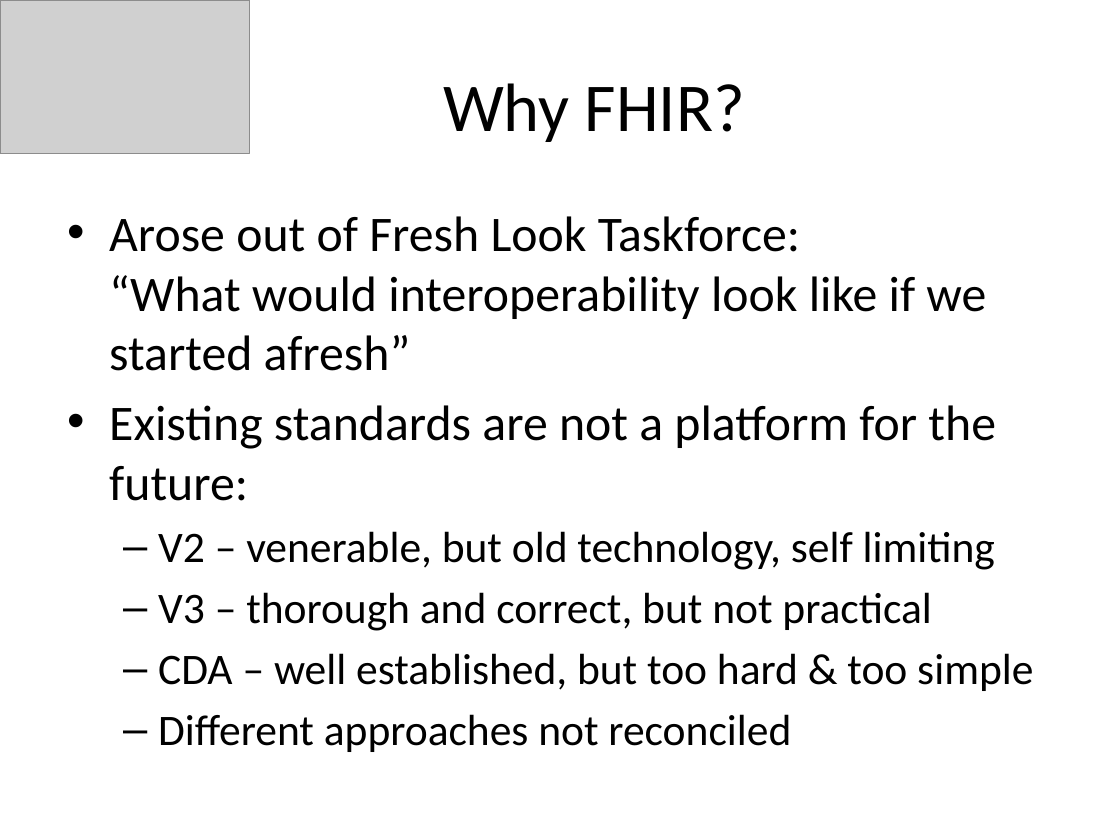
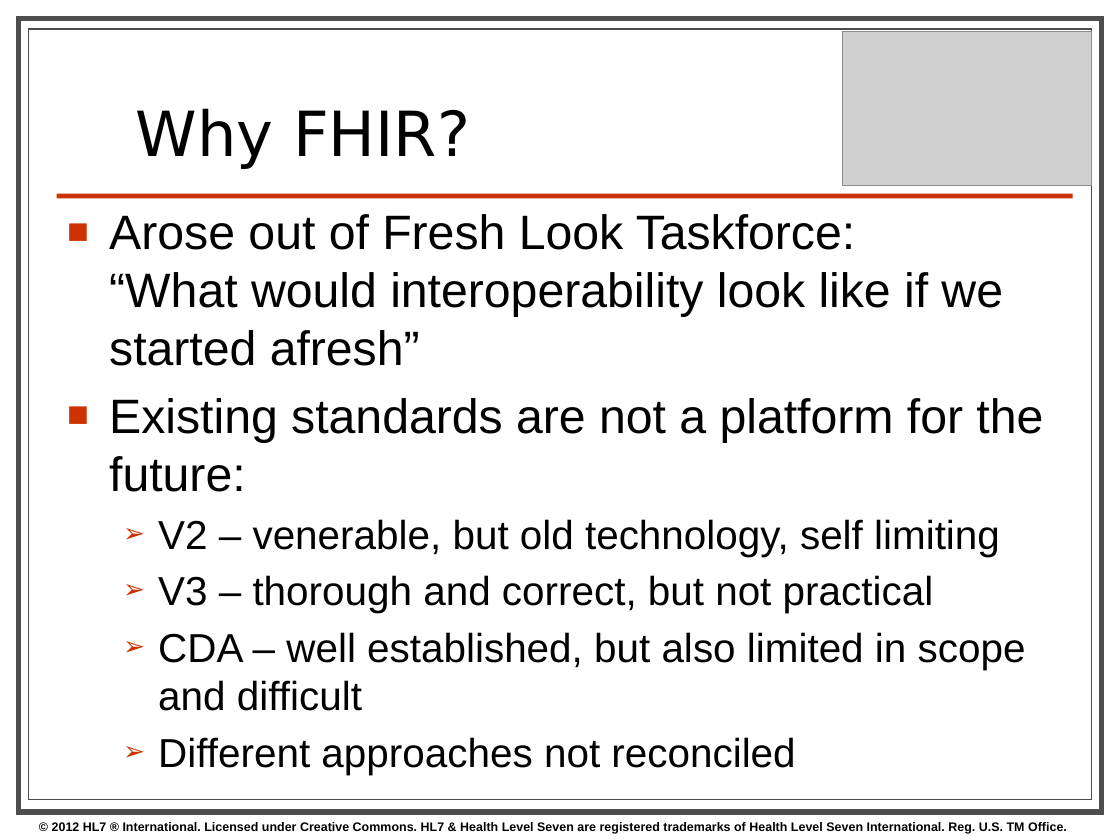
Before and after one commit to vista-novo/fhir, a slide deck: slide 3 of presentations/2012 Dec Webinar/FHIR Webinar.pptx. Drawn at 1120x840 pixels with LibreOffice and Linux fonts; fonts in the diff are those of the drawing; grey boxes stand for pictures; background and template pictures are left out. Boxes give left, top, right and bottom in pixels: in the first picture for what was removed or moved away, otherwise in the second. Text is boxed around its words. In the diff, an @@ line names an element or a change of style, - is before the commit and + after.

```diff
--- a/presentations/2012 Dec Webinar/FHIR Webinar.pptx
+++ b/presentations/2012 Dec Webinar/FHIR Webinar.pptx
@@ rectangle added at (x1=19, y1=19, x2=1102, y2=812), fill #FFFFFF, outline #4D4D4D 3.5 pt @@
@@ rectangle added at (x1=28, y1=29, x2=1091, y2=800), fill #FFFFFF, outline #4D4D4D 0.75 pt @@
@@ title "Why FHIR?" at (x1=136, y1=108, x2=470, y2=168): size 44 to 40 pt, font Calibri to DejaVu Sans; alignment centre to left; line spacing 1 to 0.8; vertical alignment middle to bottom @@
@@ picture moved from (x1=0, y1=0, x2=250, y2=153) to (x1=842, y1=32, x2=1092, y2=186) @@
@@ line added from (57, 196) to (1073, 196), #CC3300 3 pt @@
@@ text at (x1=109, y1=214, x2=1043, y2=775): size 32 to 31 pt in "Arose out of Fresh Look Taskforce: “What ...", "Existing standards are not a platform for ..."; font Calibri to Arial in "Arose out of Fresh Look Taskforce: “What ...", "Existing standards are not a platform for ...", "V2 – venerable, but old technology, self ...", "V3 – thorough and correct, but not ..." and 1 more places; size 28 to 26 pt in "V2 – venerable, but old technology, self ...", "V3 – thorough and correct, but not ...", "Different approaches not reconciled"; bullet • to ■; bullet – to ➢ @@
@@ text at (x1=158, y1=632, x2=1026, y2=711): text changed; size 28 to 26 pt; font Calibri to Arial @@
-  – CDA – well established, but too hard & too simple
+  ➢ CDA – well established, but also limited in scope and difficult
@@ text added at (x1=52, y1=822, x2=1067, y2=834), 8 pt, text #000000, bold @@
+© 2012 HL7 ® International. Licensed under Creative Commons. HL7 & Health Level Seven are registered trademarks of Health Level Seven International. Reg. U.S. TM Office.
```
Also in this commit, not shown: 16 other slides changed, 3 slides added, 2 slides removed.
